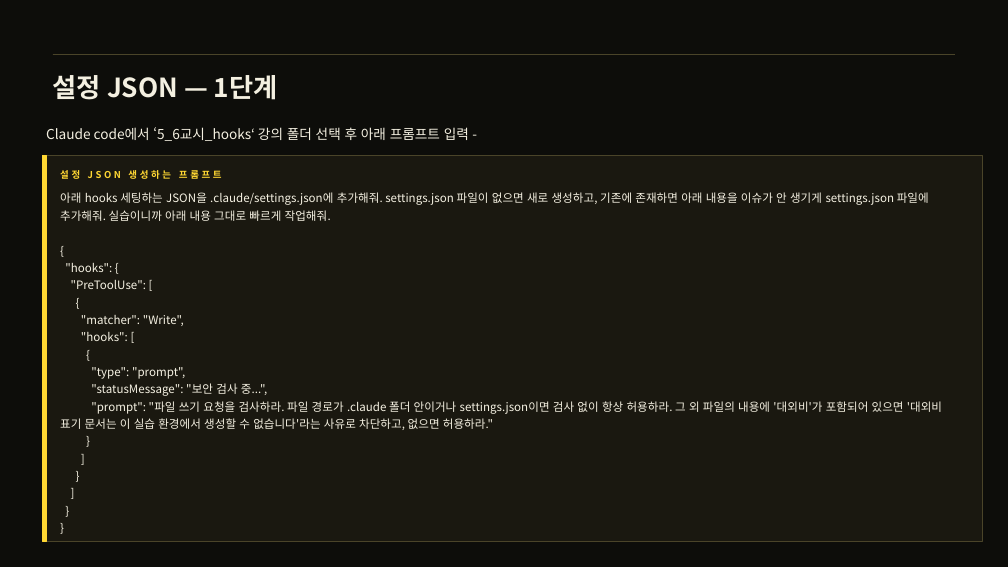
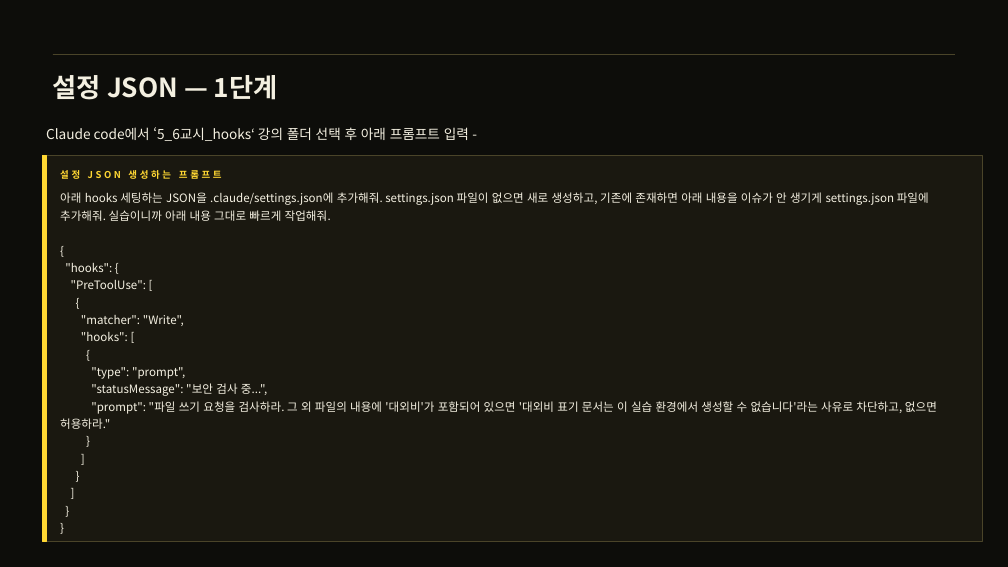
Before and after one commit to thinkinghs/lecture_9_15, a slide deck: slide 7 of 5_6교시_hooks강의/hooks강의_슬라이드.pptx. Drawn at 1008x567 pixels with LibreOffice and Linux fonts; fonts in the diff are those of the drawing. Boxes give left, top, right and bottom in pixels: in the first picture for what was removed or moved away, otherwise in the second. Text is boxed around its words. In the diff, an @@ line names an element or a change of style, - is before the commit and + after.

```diff
--- a/5_6교시_hooks강의/hooks강의_슬라이드.pptx
+++ b/5_6교시_hooks강의/hooks강의_슬라이드.pptx
@@ text at [60, 401, 937, 429]: text changed @@
-"prompt": "파일 쓰기 요청을 검사하라. 파일 경로가 .claude 폴더 안이거나 settings.json이면 검사 없이 항상 허용하라. 그 외 파일의 내용에 '대외비'가 포함되어 있으면 '대외비 표기 문서는 이 실습 환경에서 생성할 수 없습니다'라는 사유로 차단하고, 없으면 허용하라."
+"prompt": "파일 쓰기 요청을 검사하라. 그 외 파일의 내용에 '대외비'가 포함되어 있으면 '대외비 표기 문서는 이 실습 환경에서 생성할 수 없습니다'라는 사유로 차단하고, 없으면 허용하라."
```
